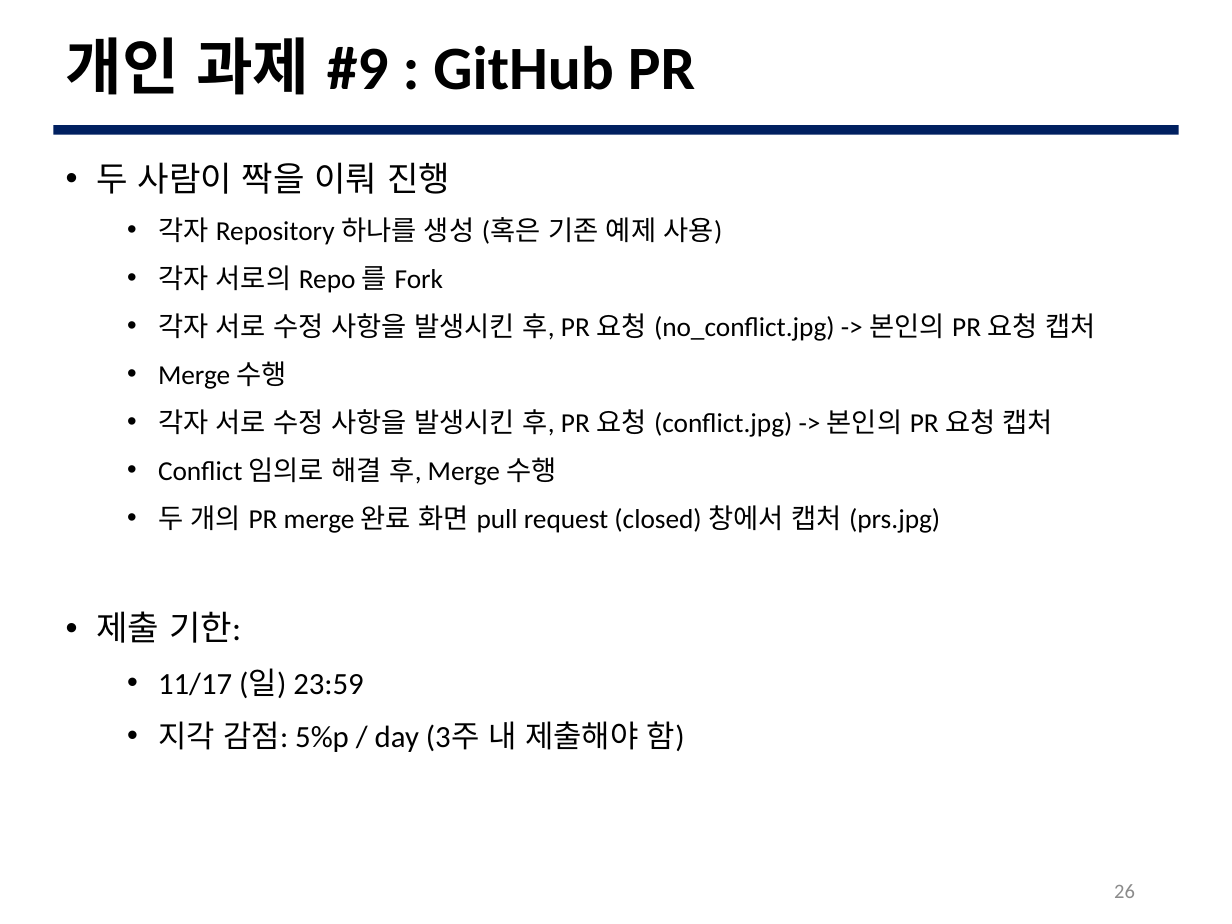
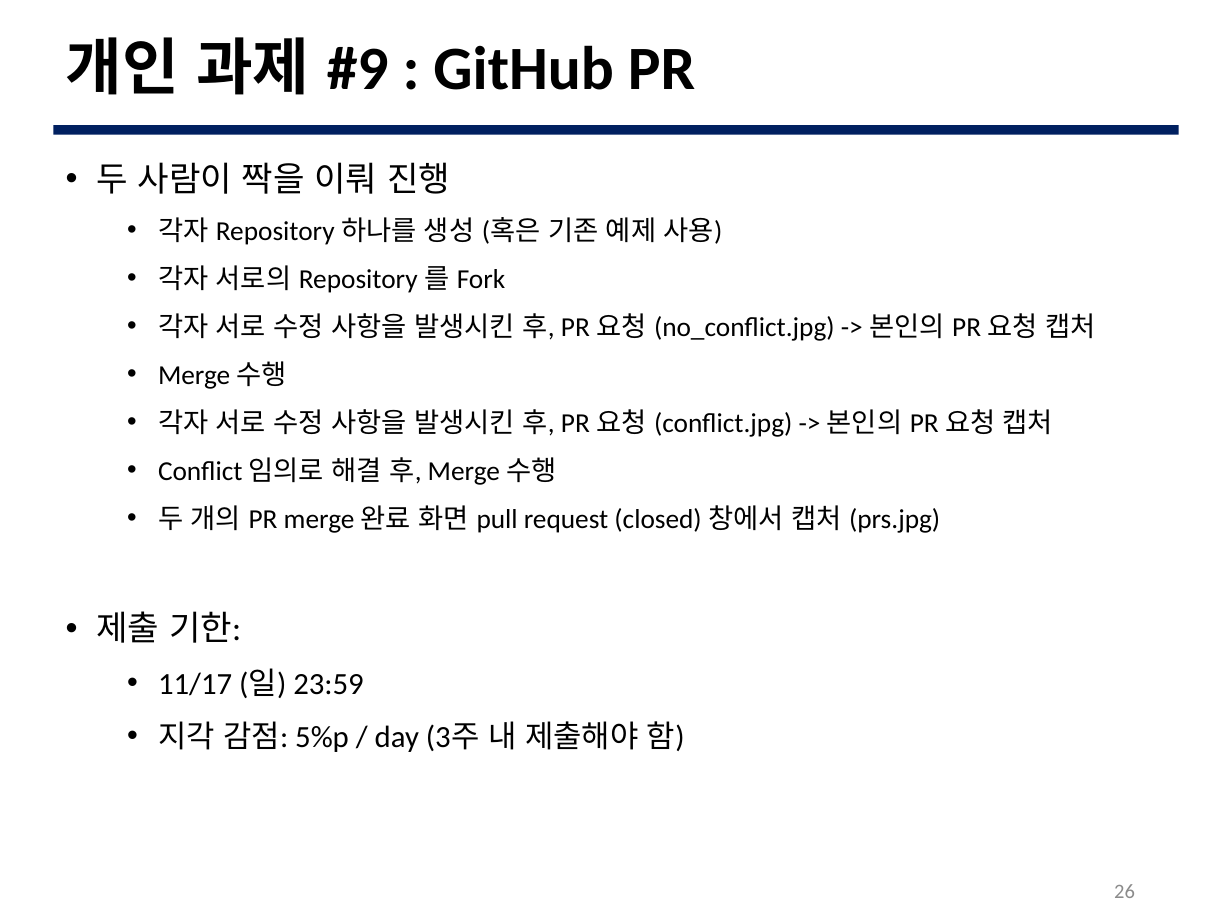
Before and after one commit to JBNU-JEduTools/osscourse, a slide deck: slide 26 of Slides/11. GitHub Pull Request.pptx. Drawn at 1232x924 pixels with LibreOffice and Linux fonts; fonts in the diff are those of the drawing; background and template pictures are left out. Boxes give left, top, right and bottom in pixels: in the first picture for what was removed or moved away, otherwise in the second. Text is boxed around its words. In the diff, an @@ line names an element or a change of style, - is before the commit and + after.

```diff
--- a/Slides/11. GitHub Pull Request.pptx
+++ b/Slides/11. GitHub Pull Request.pptx
@@ text at [158, 265, 505, 293]: text changed @@
-  • 각자 서로의 Repo 를 Fork
+  • 각자 서로의 Repository 를 Fork
```
Also in this commit, not shown: 5 other files.
